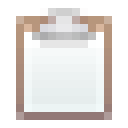
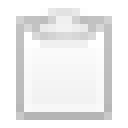
Layer changes from the first 128 × 128 image to the second:
pixels changed over (x1=16, y1=8, x2=112, y2=120) (layer not identified)
